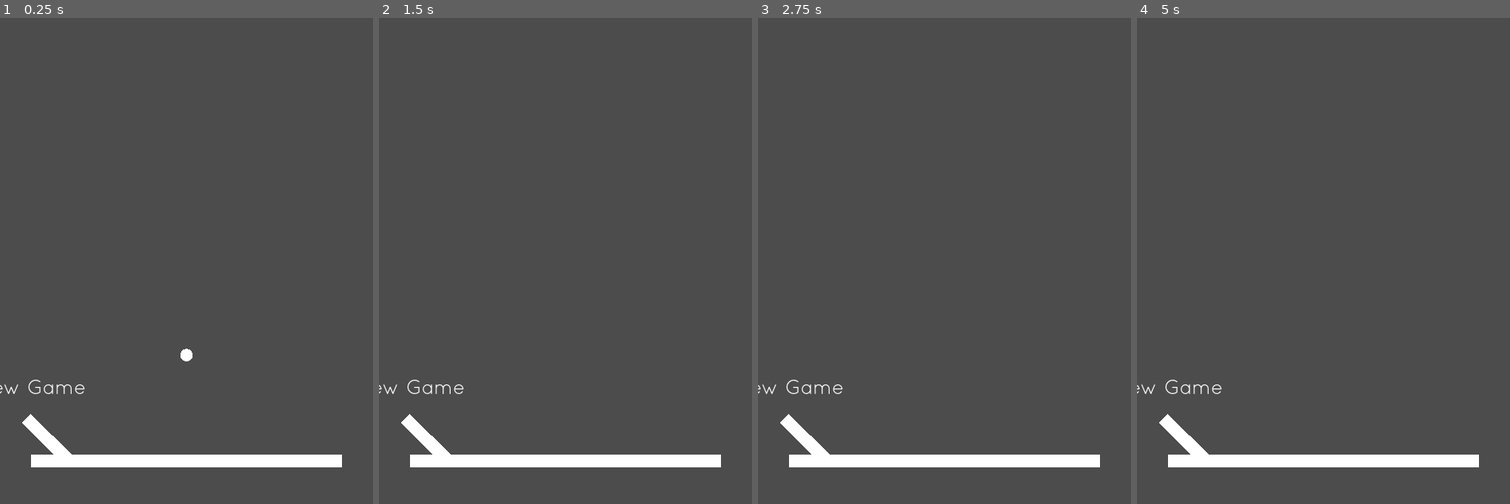
Above: before the commit, frames 1-4 (left to right).
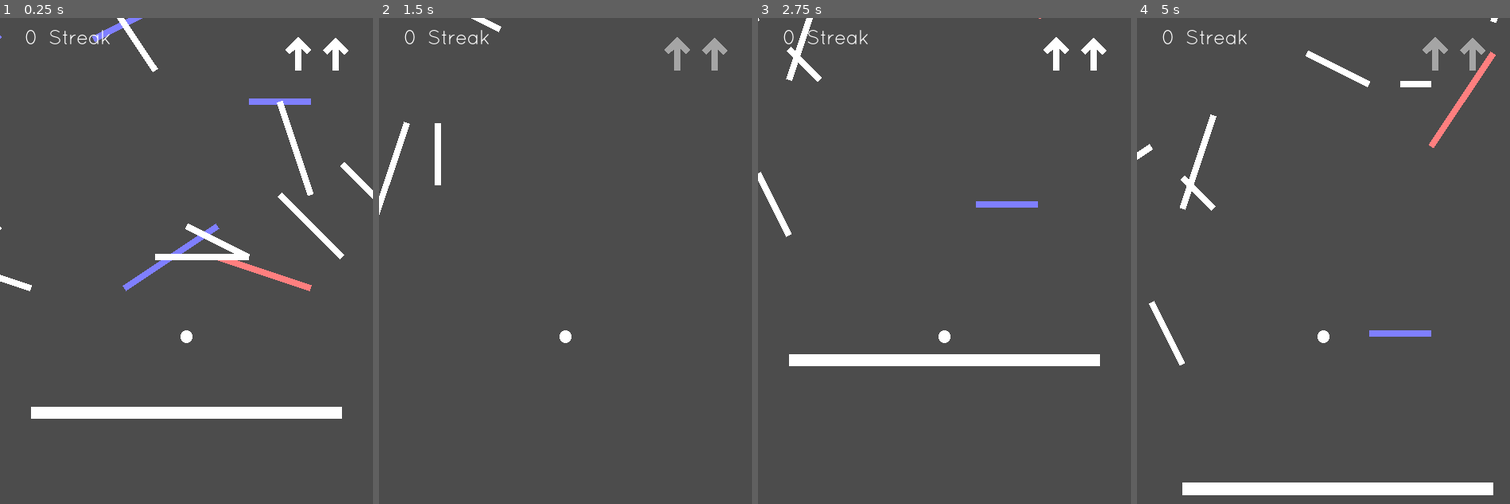
Above: after the commit, the same moments.

Repository: manglemix/Bola
Game: Godot game, scene res://levels/main_menu.tscn
Two runs of this game, one before a commit and one after it. Both use one fixed random seed, a clock stepped at 60 frames per second and the inputs below.
Inputs (mouse positions are in pixels of both pictures, inside the frame that each line leads up to):
- Up to frame 1 (0.25 s): no input
- Up to frame 2 (1.5 s): move the mouse to (647, 304) at 0.52 s; click (647, 304) at 0.6 s; click (647, 304) at 0.77 s; click (647, 304) at 1.07 s; move the mouse to (490, 367) at 1.27 s; click (490, 367) at 1.35 s
- Up to frame 3 (2.75 s): click (869, 367) at 1.52 s; click (869, 367) at 1.82 s; tap Enter at 2 s; move the mouse to (981, 197) at 2.02 s; click (981, 197) at 2.1 s
- Up to frame 4 (5 s): move the mouse to (1304, 465) at 2.77 s; click (1304, 465) at 2.85 s; click (1304, 465) at 3.02 s; click (1304, 465) at 3.32 s; move the mouse to (1435, 431) at 3.52 s; click (1435, 431) at 3.6 s; click (1435, 431) at 3.77 s; click (1435, 431) at 4.07 s; move the mouse to (1211, 241) at 4.27 s; click (1211, 241) at 4.35 s; click (1211, 241) at 4.52 s; click (1211, 241) at 4.82 s

The runs differ from the first frame. In frame 1, 8.0% of the frame differs, in the area x 0-100%, y 0-93%; in frame 2, 3.9%; in frame 3, 6.2%; in frame 4, 7.2%.

Commit message:
end portal sucks now, and saves are gone

Diff:
--- a/agents/agent.tscn
+++ b/agents/agent.tscn
@@ -8,29 +8,12 @@
 radius = 10.0
 height = 20.0
 
-[sub_resource type="Gradient" id=4]
-colors = PoolColorArray( 1, 1, 1, 1, 1, 1, 1, 0 )
-
-[sub_resource type="GradientTexture" id=5]
-gradient = SubResource( 4 )
-
-[sub_resource type="ParticlesMaterial" id=6]
-flag_disable_z = true
-direction = Vector3( -1, 0, 0 )
-spread = 30.0
-gravity = Vector3( 0, 0, 0 )
-initial_velocity = 300.0
-orbit_velocity = 0.0
-orbit_velocity_random = 0.0
-linear_accel = -200.0
-angle = 90.0
-angle_random = 1.0
-scale = 5.0
-scale_random = 0.5
-color_ramp = SubResource( 5 )
+[sub_resource type="Gradient" id=8]
+offsets = PoolRealArray( 0.364641, 1 )
+colors = PoolColorArray( 1, 1, 1, 1, 1, 1, 1, 0.0662983 )
 
 [sub_resource type="GDScript" id=7]
-script/source = "extends Particles2D
+script/source = "extends CPUParticles2D
 
 
 func emit(direction):
@@ -54,12 +37,23 @@
 
 [node name="Node" type="Node" parent="."]
 
-[node name="Particles2D" type="Particles2D" parent="Node"]
+[node name="Particles2D" type="CPUParticles2D" parent="Node"]
 emitting = false
 amount = 30
 lifetime = 0.4
-randomness = 0.3
-process_material = SubResource( 6 )
+one_shot = true
+randomness = 0.4
+lifetime_randomness = 0.5
+local_coords = false
+direction = Vector2( -1, 0 )
+spread = 90.0
+gravity = Vector2( 0, 0 )
+initial_velocity = 100.0
+initial_velocity_random = 0.3
+angle = 90.0
+angle_random = 1.0
+scale_amount = 3.0
+color_ramp = SubResource( 8 )
 script = SubResource( 7 )
 
 [connection signal="jumped" from="." to="Node/Particles2D" method="cancel"]
--- a/agents/player.tscn
+++ b/agents/player.tscn
@@ -11,6 +11,3 @@
 [node name="UserInput" type="Node2D" parent="." index="2"]
 script = ExtResource( 2 )
 record_input = true
-
-[node name="Particles2D" parent="Node" index="0"]
-local_coords = false
--- a/autoloads/game_state.gd
+++ b/autoloads/game_state.gd
@@ -3,15 +3,10 @@
 
 const MAX_HEIGHT_CHANGE := 300.0
 const MOVE_WEIGHT := 0.5
-const _SAVEFILE_NAME := "user://savefile.save"
-const SAVE_SYSTEM_VERSION := 1
 
 var level_height := 2000.0
 var _start_time := OS.get_system_time_secs()
 var current_seed: int
-var idx_to_skip := []
-var _rotatables := {}
-var loading_from_disk := false
 var player: BouncyBall
 var started := false
 
@@ -35,29 +30,11 @@
 	return current_seed
 
 
-func add_idx_to_skip(idx: int):
-	idx_to_skip.append(idx)
-
-
-func add_rotatable(node: RotatableBarrier, idx: int):
-	_rotatables[idx] = node
-
-
-func save_exists() -> bool:
-	var file := File.new()
-	var err := file.open(_SAVEFILE_NAME, File.READ)
-	if err == ERR_FILE_NOT_FOUND or file.get_16() != SAVE_SYSTEM_VERSION: return false
-	return true
-
-
 func lost():
 	get_tree().change_scene(get_tree().current_scene.filename)
 	if not started: return
-	reset_data()
 	win_streak = 0
 	var current_time := OS.get_system_time_secs()
-	var loss := _height_change(current_time, true)
-	level_height -= loss
 	_start_time = current_time
 	Replays.reset()
 
@@ -66,67 +43,13 @@
 	get_tree().change_scene(get_tree().current_scene.filename)
 	if not started: return
 	win_streak += 1
-	reset_data()
 	var current_time := OS.get_system_time_secs()
-	var gain := _height_change(current_time, false)
-	level_height += gain
 	_start_time = current_time
 	Replays.save_replay()
 	yield(get_tree(), "idle_frame")
 	Replays.reset()
 
 
-func _height_change(current_time: int, forgiving: bool) -> float:
-	var diff := current_time - _start_time
-	if forgiving:
-		return MAX_HEIGHT_CHANGE * exp(- 0.01 * diff) * clamp(diff / 60.0, 0, 1)
-	return MAX_HEIGHT_CHANGE * exp(- 0.01 * diff)
-
-
-func reset_data():
-	_rotatables.clear()
-	idx_to_skip.clear()
-	loading_from_disk = false
-
-
-func try_load_save():
-	var save := File.new()
-	if OK != save.open(_SAVEFILE_NAME, File.READ): return
-	save.get_16()		# advance the reader
-	player_velocity = save.get_var()
-	player_position = save.get_var()
-	player_jumps = save.get_8()
-	_start_time = OS.get_system_time_secs() - save.get_64()
-	level_height = save.get_float()
-	current_seed = save.get_32()
-	idx_to_skip = save.get_var()
-	rotatables_rotation = save.get_var()
-	loading_from_disk = true
-
-
-func _exit_tree():
-	if started: save()
-
-
-func save():
-	var save := File.new()
-	if OK != save.open(_SAVEFILE_NAME, File.WRITE): return
-	save.store_16(SAVE_SYSTEM_VERSION)
-	save.store_var(player.linear_velocity)
-	save.store_var(player.transform.origin)
-	save.store_8(player.current_jumps)
-	save.store_64(OS.get_system_time_secs() - _start_time)
-	save.store_float(level_height)
-	save.store_32(current_seed)
-	save.store_var(idx_to_skip)
-
-	for i in _rotatables:
-		rotatables_rotation[i] = _rotatables[i].rotation
-
-	save.store_var(rotatables_rotation)
-	save.close()
-
-
 func _input(event):
 	if event.is_action_pressed("fullscreen"):
 		OS.window_fullscreen = not OS.window_fullscreen
--- a/autoloads/replays.gd
+++ b/autoloads/replays.gd
@@ -72,7 +72,6 @@
 
 func get_replay_dict() -> Dictionary:
 	return {
-		"save_version": GameState.SAVE_SYSTEM_VERSION,
 		"seed": GameState.current_seed,
 		"jumps": logs,
 		"collisions": collision_logs
--- a/barriers/random_barrier_grid.gd
+++ b/barriers/random_barrier_grid.gd
@@ -21,11 +21,6 @@
 func _ready():
 	GameState.player = get_node(player_path)
 	_rng.seed = GameState.get_seed()
-	if GameState.loading_from_disk:
-		_rng.seed = GameState.current_seed
-		GameState.player.transform.origin = GameState.player_position
-		GameState.player.linear_velocity = GameState.player_velocity
-		GameState.player.current_jumps = GameState.player_jumps
 
 	prints("Using seed:", _rng.seed)
 	var barrier_transforms := []
@@ -47,8 +42,6 @@
 
 		elif _rng.randf() < rotatable_frac:
 			barrier = RotatableBarrier.new()
-			if GameState.loading_from_disk:
-				get_tree().connect("idle_frame", barrier, "set_rotation", [GameState.rotatables_rotation[i]], CONNECT_ONESHOT)
 
 		elif _rng.randf() < bouncy_frac:
 			barrier = SuperBouncyBarrier.new()
--- a/levels/end_portal.gd
+++ b/levels/end_portal.gd
@@ -1,13 +1,16 @@
 class_name EndPortal
 extends Area2D
+
 
 
 signal portal_reached
 
 export var _target_node_path: NodePath
 export var height_gap := 500.0
+export var grav_distance := 300.0
+export var grav_factor := 0.001
 
-onready var _target_node := get_node(_target_node_path)
+onready var _target_node: BouncyBall = get_node(_target_node_path)
 
 
 func _ready():
@@ -17,3 +20,9 @@
 func _on_Portal_body_entered(body):
 	if body == _target_node:
 		emit_signal("portal_reached")
+
+
+func _physics_process(delta: float):
+	var vec := global_position - _target_node.global_position
+	if vec.length() > grav_distance: return
+	_target_node.linear_velocity += vec.normalized() * grav_factor * pow(grav_distance - vec.length(), 2)
--- a/levels/main.tscn
+++ b/levels/main.tscn
@@ -21,8 +21,6 @@
 
 
 func _go_back():
-	GameState.save()
-	GameState.reset_data()
 	GameState.started = false
 	get_tree().change_scene(\"res://levels/main_menu.tscn\")
 "
@@ -101,6 +99,7 @@
 position = Vector2( 0, -2500 )
 script = SubResource( 6 )
 _target_node_path = NodePath("../Player")
+grav_coeff = null
 
 [node name="CanvasLayer" type="CanvasLayer" parent="."]
 
--- a/levels/main_menu.tscn
+++ b/levels/main_menu.tscn
@@ -1,31 +1,25 @@
-[gd_scene load_steps=13 format=2]
-
-[ext_resource path="res://Quicksand_Book.otf" type="DynamicFontData" id=1]
-[ext_resource path="res://barriers/barrier.gd" type="Script" id=2]
-[ext_resource path="res://agents/player.tscn" type="PackedScene" id=3]
+[gd_scene load_steps=2 format=2]
 
 [sub_resource type="GDScript" id=3]
 script/source = "extends Node2D
 
 
 func _ready():
-#	Replays.load_replay(\"replay17.log\")
-#	return
+#	Replays.load_replay(\"replay22.log\")
+	new_game(null)
+	return
 	if not GameState.save_exists():
 		get_node(\"Continue\").queue_free()
-
-	if OS.has_feature(\"NoExit\"):
-		set_process_input(false)
 
 
 func _input(event):
 	if event.is_action_pressed(\"ui_cancel\"):
-		get_tree().quit()
+		_go_back()
 
 
 func _notification(what):
 	if what == MainLoop.NOTIFICATION_WM_QUIT_REQUEST or what == MainLoop.NOTIFICATION_WM_GO_BACK_REQUEST:
-		get_tree().quit()
+		_go_back()
 
 
 func new_game(_body):
@@ -37,181 +31,18 @@
 func continue_game(body):
 	GameState.try_load_save()
 	new_game(body)
-"
-
-[sub_resource type="GDScript" id=9]
-script/source = "extends Player
 
 
-const NEW_GAME_NAME := \"NewGame\"
-
-
-func _physics_process(_delta):
-	if global_position.y > 500:
-		get_tree().change_scene(\"res://levels/main_menu.tscn\")
-
-
-func _on_collision(node: PhysicsBody2D):
-	if node.name == NEW_GAME_NAME:
-		get_parent().new_game(null)
+func _go_back():
+	if OS.has_feature(\"NoExit\"): return
+	get_tree().quit()
 "
-
-[sub_resource type="RectangleShape2D" id=1]
-extents = Vector2( 50, 10 )
-
-[sub_resource type="QuadMesh" id=2]
-size = Vector2( 100, 20 )
-
-[sub_resource type="DynamicFont" id=7]
-size = 32
-font_data = ExtResource( 1 )
-
-[sub_resource type="Theme" id=8]
-default_font = SubResource( 7 )
-
-[sub_resource type="GDScript" id=6]
-script/source = "extends RigidBody2D
-
-
-onready var _start_origin := transform.origin
-onready var _label: Label = $Label
-
-
-func _ready():
-	if not OS.has_touchscreen_ui_hint(): queue_free()
-	if GameState.vibrating:
-		rotation_degrees = 15
-		_label.text = \"Vibration ON\"
-	else:
-		rotation_degrees = - 15
-		_label.text = \"Vibration OFF\"
-
-
-func _integrate_forces(state: Physics2DDirectBodyState):
-	if rotation_degrees > 15:
-		rotation_degrees = 15
-		angular_velocity = 0
-		GameState.vibrating = true
-		_label.text = \"Vibration ON\"
-
-	elif rotation_degrees < -15:
-		rotation_degrees = -15
-		angular_velocity = 0
-		GameState.vibrating = false
-		_label.text = \"Vibration OFF\"
-
-	linear_velocity = Vector2.ZERO
-"
-
-[sub_resource type="QuadMesh" id=4]
-size = Vector2( 200, 20 )
-
-[sub_resource type="RectangleShape2D" id=5]
-extents = Vector2( 100, 10 )
 
 [node name="Node2D" type="Node2D"]
 script = SubResource( 3 )
 
-[node name="Barrier" type="StaticBody2D" parent="."]
-script = ExtResource( 2 )
-dimensions = Vector2( 500, 20 )
+[node name="CanvasLayer" type="CanvasLayer" parent="."]
 
-[node name="Player" parent="." instance=ExtResource( 3 )]
-position = Vector2( 0, -200 )
-script = SubResource( 9 )
-
-[node name="Camera2D" type="Camera2D" parent="."]
-position = Vector2( 0, -200 )
-current = true
-
-[node name="NewGame" type="RigidBody2D" parent="."]
-position = Vector2( -222, -31 )
-rotation = 0.785398
-collision_layer = 0
-mode = 3
-contacts_reported = 1
-contact_monitor = true
-sleeping = true
-
-[node name="CollisionShape2D" type="CollisionShape2D" parent="NewGame"]
-shape = SubResource( 1 )
-
-[node name="MeshInstance2D" type="MeshInstance2D" parent="NewGame"]
-position = Vector2( -1.81979, -1.81982 )
-mesh = SubResource( 2 )
-
-[node name="RichTextLabel" type="Label" parent="NewGame"]
-margin_left = -152.028
-margin_top = 10.6066
-margin_right = 29.972
-margin_bottom = 51.6066
-rect_min_size = Vector2( 80, 0 )
-rect_rotation = -45.0
-theme = SubResource( 8 )
-text = "New Game"
-
-[node name="Continue" type="RigidBody2D" parent="."]
-position = Vector2( 222, -31 )
-rotation = -0.785398
-collision_layer = 0
-mode = 3
-contacts_reported = 1
-contact_monitor = true
-sleeping = true
-
-[node name="CollisionShape2D" type="CollisionShape2D" parent="Continue"]
-shape = SubResource( 1 )
-
-[node name="MeshInstance2D" type="MeshInstance2D" parent="Continue"]
-position = Vector2( 1.81976, -1.81982 )
-mesh = SubResource( 2 )
-
-[node name="RichTextLabel2" type="Label" parent="Continue"]
-margin_left = 55.8615
-margin_top = -82.7315
-margin_right = 199.861
-margin_bottom = -41.7315
-rect_min_size = Vector2( 80, 0 )
-rect_rotation = 45.0
-theme = SubResource( 8 )
-text = "Continue"
-
-[node name="Switch" type="RigidBody2D" parent="."]
-position = Vector2( 0, -280 )
-mass = 10.0
-gravity_scale = 0.0
-contacts_reported = 1
-contact_monitor = true
-can_sleep = false
-linear_damp = 100.0
-script = SubResource( 6 )
-
-[node name="MeshInstance2D" type="MeshInstance2D" parent="Switch"]
-mesh = SubResource( 4 )
-
-[node name="CollisionShape2D" type="CollisionShape2D" parent="Switch"]
-shape = SubResource( 5 )
-
-[node name="Label" type="Label" parent="Switch"]
-margin_left = -53.0
-margin_top = -39.0
-margin_right = 54.0
-margin_bottom = -23.0
-text = "Vibration ON"
-align = 1
-
-[node name="DampedSpringJoint2D" type="DampedSpringJoint2D" parent="."]
-position = Vector2( 0, -280 )
-node_a = NodePath("../Switch")
-node_b = NodePath("../StaticBody2D")
-length = 10.0
-stiffness = 50.0
-damping = 5.0
-
-[node name="StaticBody2D" type="StaticBody2D" parent="."]
-position = Vector2( 0, -280 )
-
-[connection signal="body_entered" from="NewGame" to="." method="new_game"]
-[connection signal="body_entered" from="Continue" to="." method="continue_game"]
-
-[editable path="Player"]
+[node name="VBoxContainer" type="VBoxContainer" parent="CanvasLayer"]
+anchor_right = 1.0
+anchor_bottom = 1.0
--- a/levels/portal.tscn
+++ b/levels/portal.tscn
@@ -8,9 +8,6 @@
 [sub_resource type="Gradient" id=6]
 offsets = PoolRealArray( 0.325967, 1 )
 colors = PoolColorArray( 1, 1, 1, 1, 1, 1, 1, 0 )
-
-[sub_resource type="CircleShape2D" id=5]
-radius = 150.0
 
 [node name="Portal" type="Area2D"]
 script = ExtResource( 2 )
@@ -33,13 +30,4 @@
 scale_amount = 3.0
 color_ramp = SubResource( 6 )
 
-[node name="Area2D" type="Area2D" parent="."]
-space_override = 1
-gravity_point = true
-gravity_vec = Vector2( 0, 0 )
-gravity = 4000.0
-
-[node name="CollisionShape2D" type="CollisionShape2D" parent="Area2D"]
-shape = SubResource( 5 )
-
 [connection signal="body_entered" from="." to="." method="_on_Portal_body_entered"]
Not shown: 1 places in agents/agent.tscn that only renumber resources
Not shown: 1 places in levels/portal.tscn that only renumber resources
